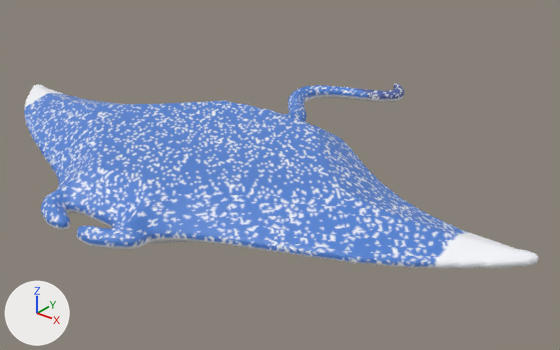
A saved change to the glTF model pack/ray/ray.glb.
Rendered twice from a 50 mm camera at (3.82, -4.45, 2.52) aimed at (0.23, 0.03, -0.25). The lights are fixed; the arrows at lower left show +X, +Y and +Z. The picture after the commit comes second.

Objects in the first picture: 'ray'.
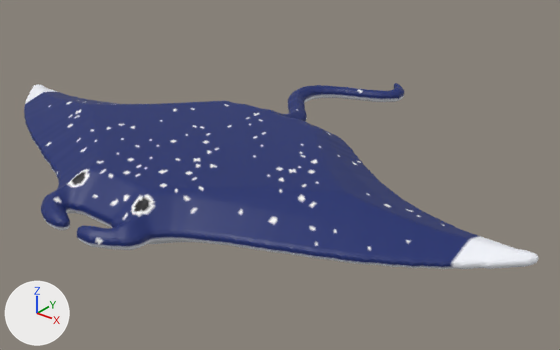
Where the change shows, as pixel boxes (x1, y1, x2, y2) in the pictures (560 x 350 px):
part 1 of me_ray, recoloured (blue to dark blue): (24, 83, 478, 267) in both
part 2 of me_ray, recoloured: (24, 88, 483, 269) in both

Patch to the scene script:
```diff
--- a/pack/ray/ray.glb.py
+++ b/pack/ray/ray.glb.py
@@ me_ray @@
 me_ray.from_pydata(...)  # 45448 vertices, 90892 faces; spans x -2.52..2.52, y -1.9..1.9, z -0.2..0.2
 # used by ob_ray; location = (0.0, 0.0, 0.0)
+# me_ray part 1: 44333 faces centred in x -2.14..2.14, y -1.9..1.9, z -0.01..0.2 are repainted in the vertex colours; the middle colour goes from blue #5081d3 to dark blue #14286e
+# me_ray part 2: 46559 faces centred in x -2.52..2.52, y -1.9..1.9, z -0.2..0.2 are repainted in the vertex colours; the middle colour goes from white #fdfdff to white #f6f8ff
 me_ray.materials.append(mat_ray_ref)
```
